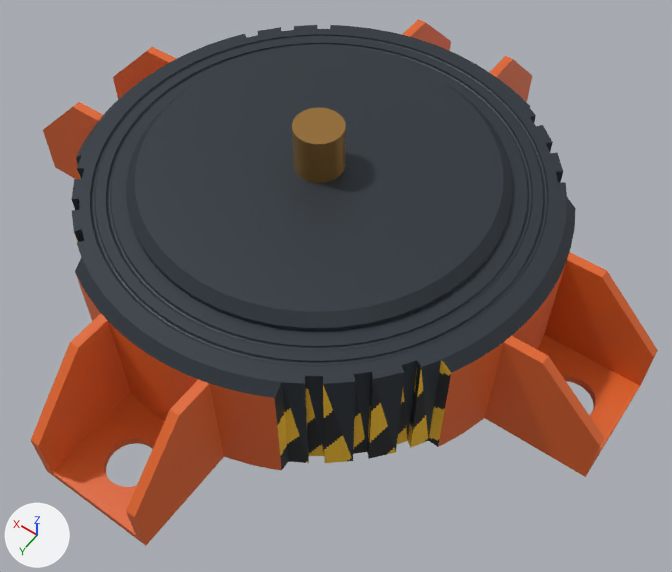
One commit to the glTF model public/models/base.glb: the scene before it, then after it.
Rendered twice from a 50 mm lens placed at (-0.0781, 0.1039, 0.1384), pointed at (-0.0104, 0.0091, -0.0105). The lights are fixed; the arrows at lower left show +X, +Y and +Z. The first picture is the older version. Vertices at exactly the same position are counted once.
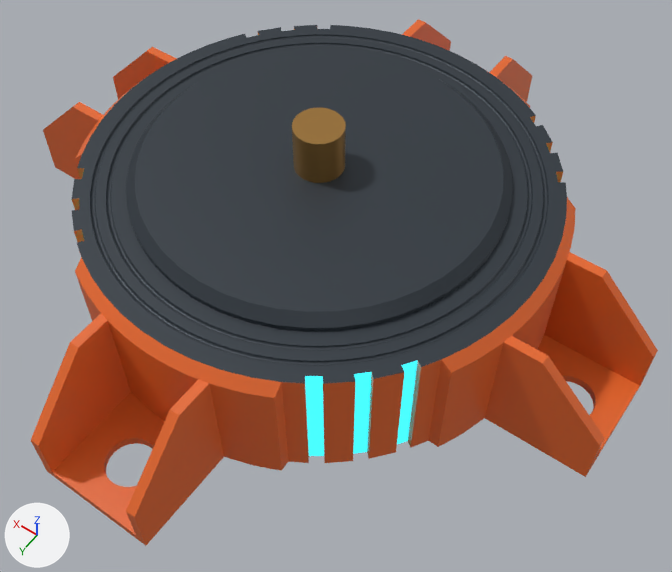
What changed in the scene script:
```text
Add mat_base_cyan:
    mat_base_cyan = principled_material('Base|cyan')
    mat_base_cyan.base_color = (0.016, 0.546, 0.651)  # cyan #22c3d3
    mat_base_cyan.roughness = 0.3
    mat_base_cyan.emission_color = (0.0547, 0.896, 1.004)  # cyan #42f3ff
    mat_base_cyan.emission_strength = 1.0
Change me_mesh_0:
    where me_mesh_0.from_pydata(...)  # 3429 vertices, 6870 faces; spans x -0.07..0.07, y -0.07..0.07, z -0.0205..0.0205
    used by ob_mesh_0; location = (0.0, 0.0, 0.0)
    me_mesh_0 part 1: 148 faces spanning x -0.05..0.05, y -0.05..0.05, z -0.0205..0.0075 switch from mat_base_slate (greyish blue #323a42) to mat_base_orange (orange #e5682a)
    me_mesh_0 part 2: 12 faces spanning x -0.039..0.039, y -0.039..0.039, z -0.0205..0.0075 switch from mat_base_slate (greyish blue #323a42) to mat_base_cyan (cyan #22c3d3, glowing cyan #42f3ff)
    me_mesh_0 part 3: 56 faces spanning x -0.0443..0.0443, y -0.0443..0.0443, z -0.0205..0.0075 switch from mat_base_hazard (picture img_hazard) to mat_base_orange (orange #e5682a)
    me_mesh_0 part 4: 12 faces spanning x -0.039..0.039, y -0.039..0.039, z -0.0205..0.0075 switch from mat_base_hazard (picture img_hazard) to mat_base_cyan (cyan #22c3d3, glowing cyan #42f3ff)
```

Pixel boxes (x1, y1, x2, y2) of what changed, in the pictures (672 x 572 px):
part 1 of me_mesh_0, recoloured
    both: (72, 29, 576, 463)
part 2 of me_mesh_0, recoloured (lighter)
    both: (305, 360, 418, 451)
part 3 of me_mesh_0, recoloured
    both: (72, 105, 530, 469)
part 4 of me_mesh_0, recoloured (lighter)
    both: (305, 378, 408, 456)
